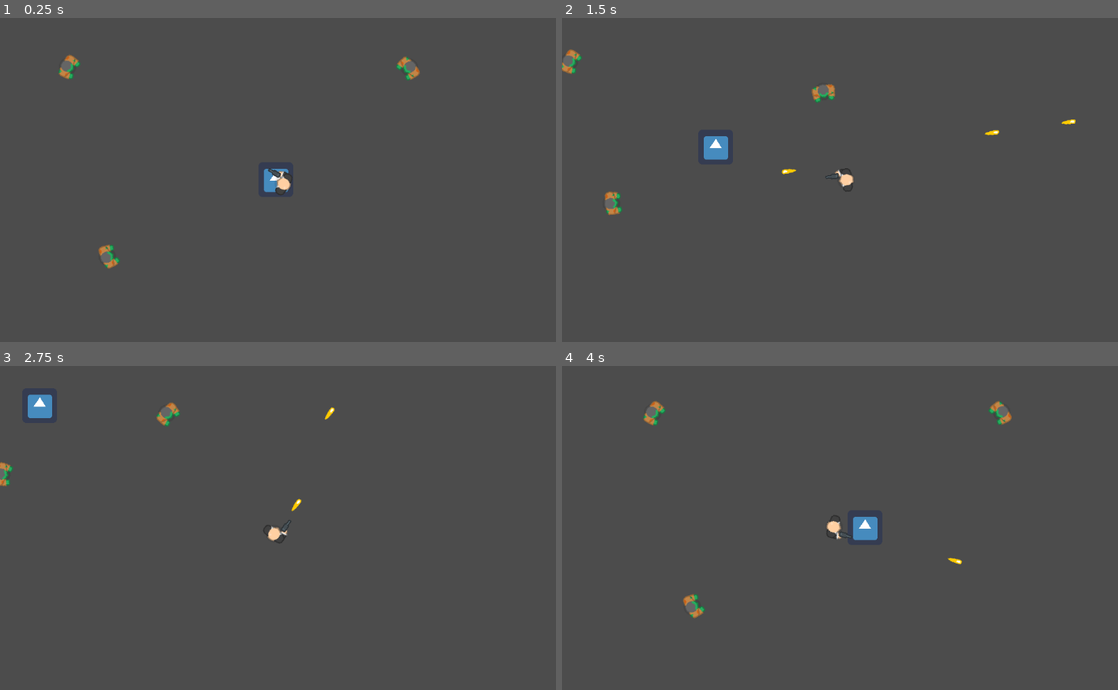
Above: before the commit, frames 1-4 (two rows, left to right).
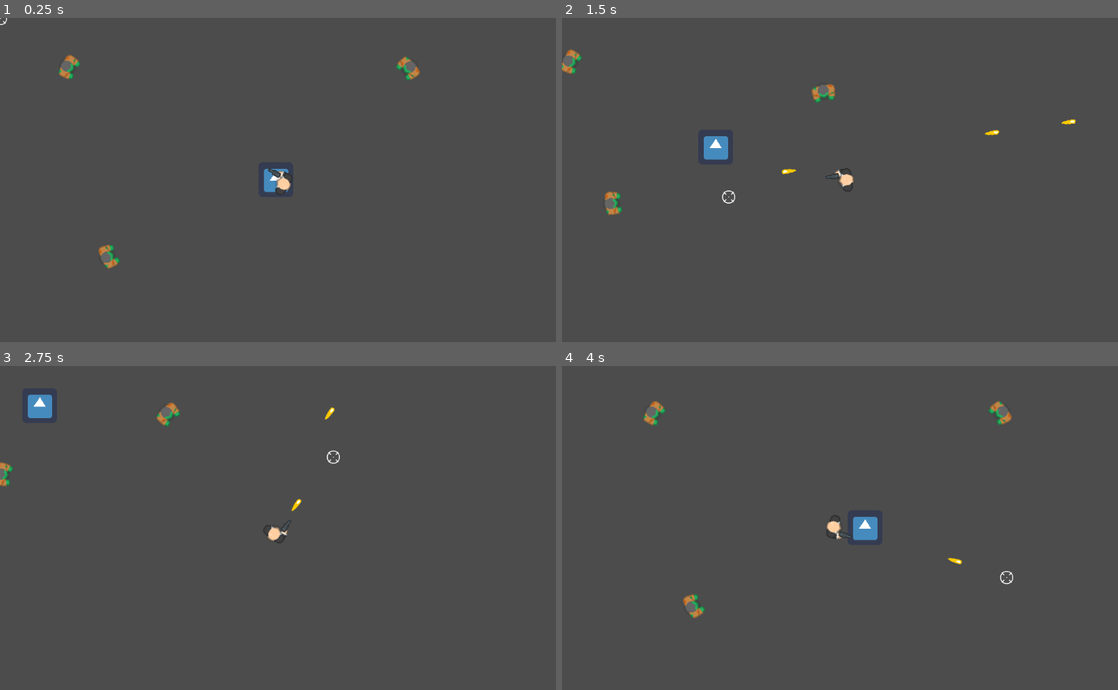
Above: after the commit, the same moments.

Repository: JukKie-ai/godot-2d-zombie-game
Game: Godot game, scene res://scenes/World.tscn
The game is run twice, just before and just after one commit, with the same random seed, the same clock (stepped at 60 frames per second) and the same inputs. The engine's default icon, where the game draws it, is replaced by a stand-in: a white triangle on a blue panel in a dark square.
Inputs (mouse positions are in pixels of both pictures, inside the frame that each line leads up to):
- Up to frame 1 (0.25 s): no input
- Up to frame 2 (1.5 s): move the mouse to (962, 163) at 0.52 s; press the mouse at (962, 163) at 0.53 s; hold D (right) 0.53-1.28 s; move the mouse to (728, 196) at 1.27 s; release the mouse at (728, 196) at 1.28 s; hold S (down) from 1.28 s (still down); click (728, 196) at 1.35 s
- Up to frame 3 (2.75 s): move the mouse to (333, 456) at 2.02 s; release S (down) at 2.03 s; press the mouse at (333, 456) at 2.03 s; hold D (right) from 2.03 s (still down)
- Up to frame 4 (4 s): move the mouse to (812, 592) at 2.77 s; release D (right) at 2.78 s; release the mouse at (812, 592) at 2.78 s; hold W (up) 2.78-3.53 s; click (812, 592) at 2.85 s; move the mouse to (1006, 576) at 3.52 s; press the mouse at (1006, 576) at 3.53 s; hold A (left) from 3.53 s (still down)

The runs differ from the first frame. In frame 1, less than 0.1% of the frame differs, in the area x 0-2%, y 0-3%; in frame 2, less than 0.1%; in frame 3, less than 0.1%, in the area x 58-62%, y 25-31%; in frame 4, less than 0.1%.

Commit message:
added crosshair

Diff:
--- a/scenes/World.tscn
+++ b/scenes/World.tscn
@@ -1,10 +1,13 @@
-[gd_scene load_steps=4 format=2]
+[gd_scene load_steps=6 format=2]
 
 [ext_resource path="res://icon.png" type="Texture" id=1]
 [ext_resource path="res://scenes/Player.tscn" type="PackedScene" id=2]
 [ext_resource path="res://scenes/Zombie.tscn" type="PackedScene" id=3]
+[ext_resource path="res://scripts/World.gd" type="Script" id=4]
+[ext_resource path="res://assets/crosshair108.png" type="Texture" id=5]
 
 [node name="World" type="Node2D"]
+script = ExtResource( 4 )
 
 [node name="Block" type="Sprite" parent="."]
 texture = ExtResource( 1 )
@@ -19,3 +22,7 @@
 
 [node name="Zombie3" parent="." instance=ExtResource( 3 )]
 position = Vector2( -332, 152 )
+
+[node name="Crosshair" type="Sprite" parent="."]
+scale = Vector2( 0.4, 0.4 )
+texture = ExtResource( 5 )
--- /dev/null
+++ b/scripts/World.gd
@@ -0,0 +1,7 @@
+extends Node2D
+
+func _ready():
+	Input.set_mouse_mode(Input.MOUSE_MODE_HIDDEN)
+
+func _process(delta):
+	$Crosshair.position = get_global_mouse_position()
Binary file added: assets/crosshair108.png
Not shown, added: assets/crosshair108.png.import
